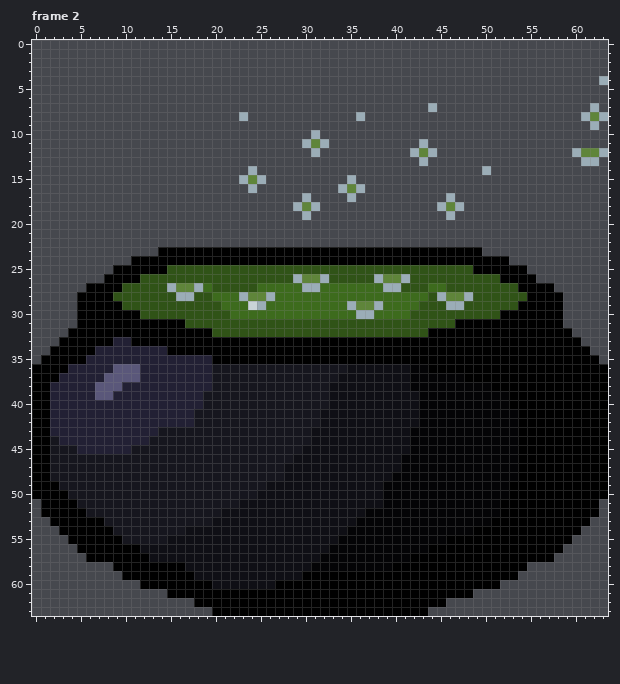
Edited in one commit: pixel-art file (PROJECT ART/CAULDRON INTRO.aseprite). That is the earlier state.
64x64 pixels, 2 frames. Shown: frame 2. The commit also changed other frames, which this record leaves out.
The result:
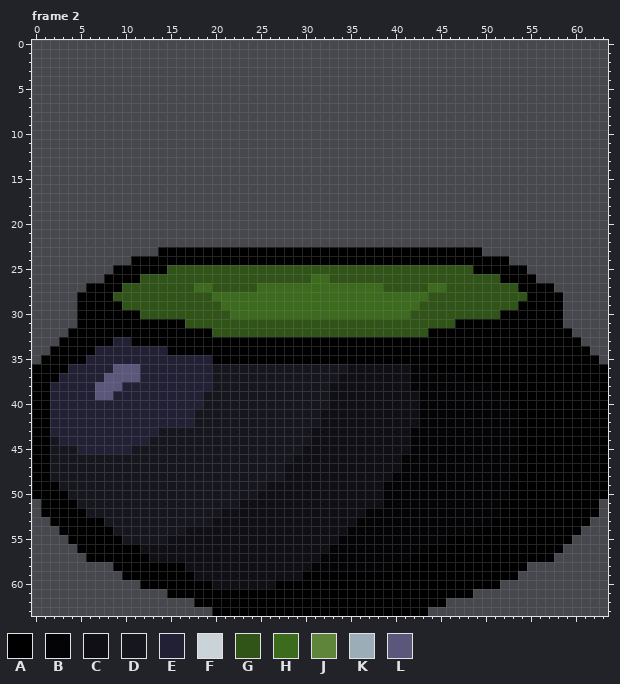
Palette (. is transparent): A #000000  B #040406  C #0f0f15  D #16161e  E #222034  F #c9d3d8  G #305317  H #3d6b1d  J #5f853a  K #9badb7  L #5a577a
What changed:
--- frame 2, layer "Layer 3"
@@ x 21..63 @@
  3 ...........................................
- 4 ..........................................K
+ 4 ...........................................
  5 ...........................................
  6 ...........................................
- 7 .......................K.................K.
- 8 ..K............K........................KJK
- 9 .........................................K.
-10 ..........K................................
-11 .........KJK..........K....................
-12 ..........K..........KJK...............KJJK
-13 ......................K.................KK.
-14 ...K.........................K.............
-15 ..KJK.........K............................
-16 ...K.........KJK...........................
-17 .........K....K..........K.................
-18 ........KJK.............KJK................
-19 .........K...............K.................
+ 7 ...........................................
+ 8 ...........................................
+ 9 ...........................................
+10 ...........................................
+11 ...........................................
+12 ...........................................
+13 ...........................................
+14 ...........................................
+15 ...........................................
+16 ...........................................
+17 ...........................................
+18 ...........................................
+19 ...........................................
 20 ...........................................
@@ x 13..50 @@
 25 AAGGGGGGGGGGGGGGGGGGGGGGGGGGGGGGGGGGAA
-26 GGGGGGGGGGGGGGGGKJJKGGGGGKJJKGGGGGGGGG
-27 GGKJJKHGGGGGHHHHHKKHHHHHHHKKGGGHHGGGGG
-28 GGGKKGGHHHKJJKHHHHHHHHHHHHHHHHHGKJJKGG
-29 GGGGGGGGHHHFKHHHHHHHHHKJJKHHHHGGGKKGGG
-30 GGGGGGGGGHHHHHHHHHHHHHHKKHHHHGGGGGGGGG
+26 GGGGGGGGGGGGGGGGGGHHGGGGGGGGGGGGGGGGGG
+27 GGGGGHHGGGGGHHHHHHHHHHHHHHGGGGGHHGGGGG
+28 GGGGGGGHHHHHHHHHHHHHHHHHHHHHHHHGGGGGGG
+29 GGGGGGGGHHHHHHHHHHHHHHHHHHHHHHGGGGGGGG
+30 GGGGGGGGGHHHHHHHHHHHHHHHHHHHHGGGGGGGGG
 31 AAAAGGGGGGGGGGGGGGGGGGGGGGGGGGGGGGAAAA
Changed places in both pictures, as pixel boxes (x1, y1, x2, y2):
erased: (572, 76, 608, 166)
erased: (410, 103, 491, 220)
erased: (239, 112, 248, 121)
erased: (356, 112, 365, 121)
erased: (239, 130, 365, 220)
changed: (167, 274, 410, 319)
changed: (437, 292, 473, 310)
